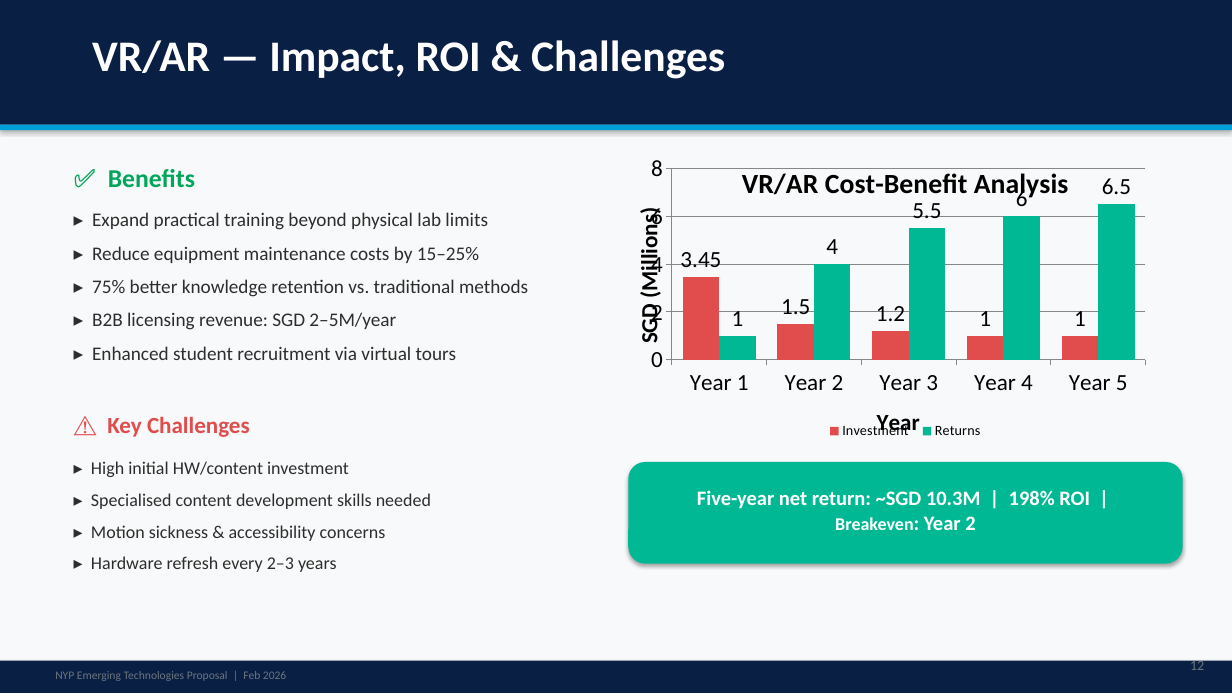
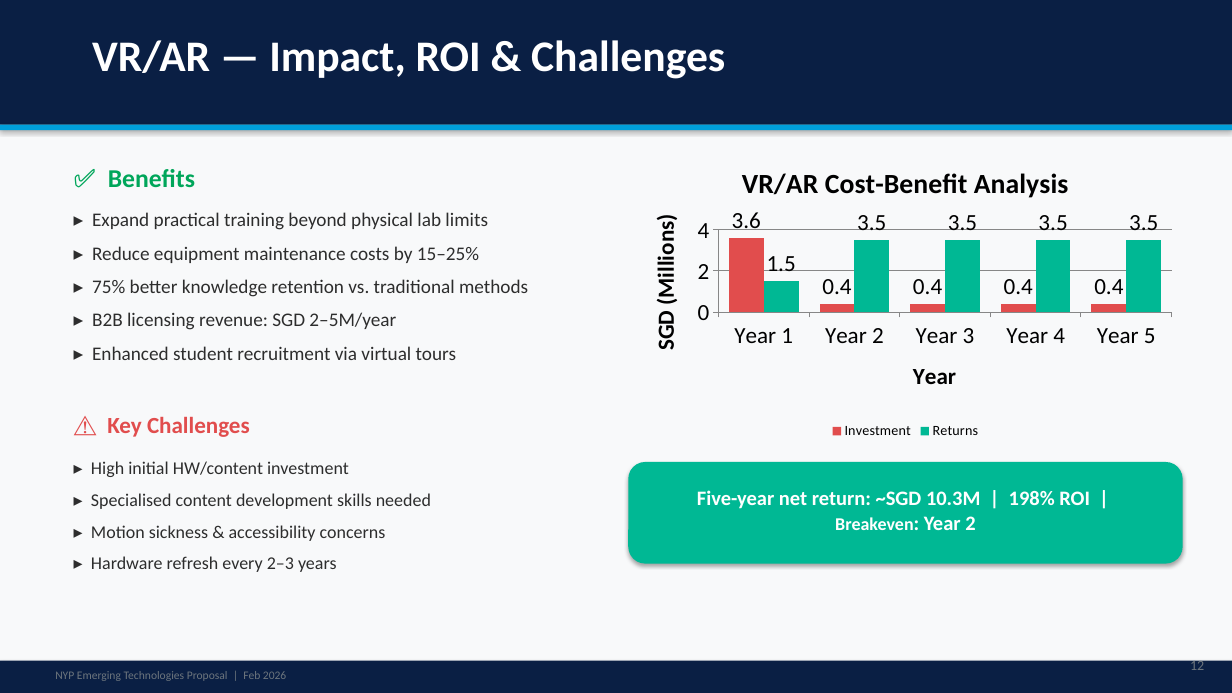
Before and after one commit to alanpaul1382-sketch/cc, a slide deck: slide 12 of Slides.pptx. Drawn at 1232x693 pixels with LibreOffice and Linux fonts; fonts in the diff are those of the drawing. Boxes give left, top, right and bottom in pixels: in the first picture for what was removed or moved away, otherwise in the second. Text is boxed around its words. In the diff, an @@ line names an element or a change of style, - is before the commit and + after.

```diff
--- a/Slides.pptx
+++ b/Slides.pptx
@@ column chart at (x1=628, y1=148, x2=1183, y2=444) @@
-Investment: 3.45, 1.5, 1.2, 1, 1
+Investment: 3.6, 0.4, 0.4, 0.4, 0.4
-Returns: 1, 4, 5.5, 6, 6.5
+Returns: 1.5, 3.5, 3.5, 3.5, 3.5
@@ plot area changed @@
```
Also in this commit, not shown: 1 other slide changed.
